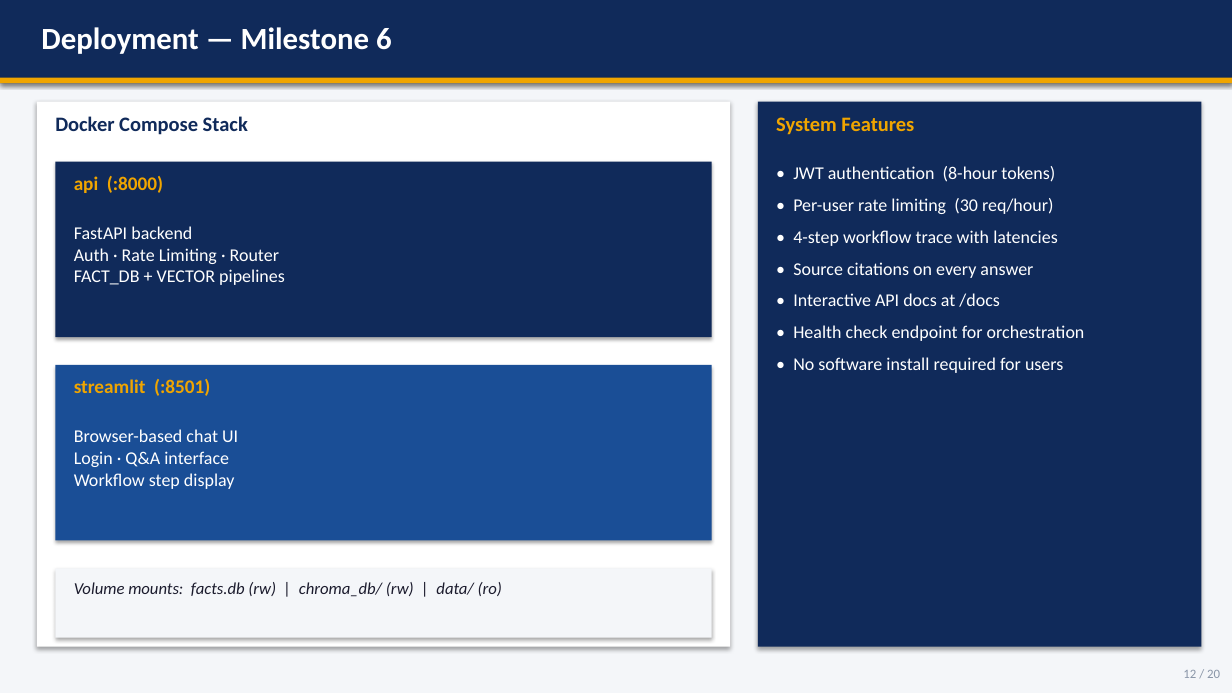
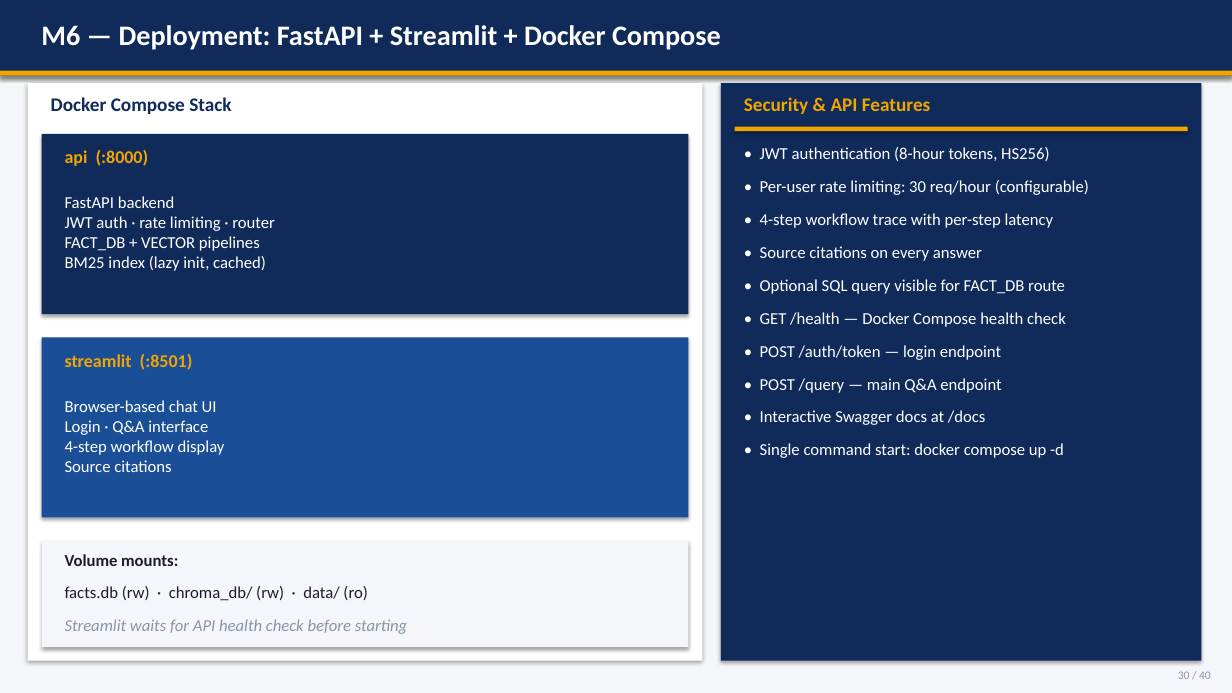
Before and after one commit to nandypi/Group-6-DS-and-AI-Lab-Project, a slide deck: slide 30 of Slides/DSAI_Team_6_Final_Presentation.pptx (slide 12 before the commit). Drawn at 1232x693 pixels with LibreOffice and Linux fonts; fonts in the diff are those of the drawing. Boxes give left, top, right and bottom in pixels: in the first picture for what was removed or moved away, otherwise in the second. Text is boxed around its words. In the diff, an @@ line names an element or a change of style, - is before the commit and + after.

Commit message:
Add comprehensive 40-slide final presentation
Covers all experiments across milestones 4–6:
- M4: Vector-only, HyDE, Raw+HyDE RRF, BGE CPU reranker
- M5: Full-text CPU/GPU, T4 weight sweep (body 0.0→1.0), metadata-only
  breakthrough (74/78/82%), metadata + cross-encoder (74/82/88%),
  RAGAS Pipeline A scores
- M6: BM25-only, Hybrid RRF + CE reranker, Hybrid RRF production
  (76/86/88% @ 0.5 s), routing 100%, numeric fidelity 100%,
  FastAPI + Streamlit + Docker deployment

Includes master journey chart, latency log-scale comparison,
category-wise recall, RAGAS bar charts, and GPU weight sweep plot.

```diff
--- a/Slides/DSAI_Team_6_Final_Presentation.pptx
+++ b/Slides/DSAI_Team_6_Final_Presentation.pptx
@@ rectangle: place and size @@
-rectangle at [0,0,1232,83]
+rectangle at [0,0,1232,76]
@@ text at [41,25,721,50]: text changed; size 24 to 22 pt @@
-Deployment — Milestone 6
+M6 — Deployment: FastAPI + Streamlit + Docker Compose
@@ rectangle: place and size @@
-rectangle at [0,78,1232,83]
+rectangle at [0,71,1232,77]
@@ rectangle: place and size @@
-rectangle at [37,102,730,647]
+rectangle at [28,83,702,661]
@@ text "Docker Compose Stack": place and size @@
-text "Docker Compose Stack" at [55,116,248,135]
+text "Docker Compose Stack" at [51,97,231,114]
@@ text "Docker Compose Stack" at [51,97,231,114]: size 16 to 15 pt @@
@@ rectangle: place and size @@
-rectangle at [758,102,1202,647]
+rectangle at [721,83,1202,661]
@@ text at [744,97,931,114]: text changed; size 16 to 15 pt @@
-System Features
+Security & API Features
@@ rectangle: place and size @@
-rectangle at [55,162,712,337]
+rectangle at [42,134,689,314]
@@ text "api (:8000)": place and size @@
-text "api (:8000)" at [74,176,163,193]
+text "api (:8000)" at [65,150,149,166]
@@ text "api (:8000)" at [65,150,149,166]: size 15 to 14 pt @@
@@ text "• JWT authentication (8-hour tokens, ...": place and size @@
-text "• JWT authentication (8-hour tokens, ..." at [793,166,1085,373]
+text "• JWT authentication (8-hour tokens, ..." at [760,147,1089,458]
@@ rectangle added at [735,127,1188,131], fill #F0A500 @@
@@ text at [760,147,1089,228]: text changed; size 14 to 13 pt @@
-• JWT authentication (8-hour tokens)
-• Per-user rate limiting (30 req/hour)
-• 4-step workflow trace with latencies
+• JWT authentication (8-hour tokens, HS256)
+• Per-user rate limiting: 30 req/hour (configurable)
+• 4-step workflow trace with per-step latency
@@ text at [65,196,275,271]: text changed; size 14 to 13 pt @@
-FastAPI backend
-Auth · Rate Limiting · Router
-FACT_DB + VECTOR pipelines
+FastAPI backend
+JWT auth · rate limiting · router
+FACT_DB + VECTOR pipelines
+BM25 index (lazy init, cached)
@@ text at [760,246,982,261]: size 14 to 13 pt in "• Source citations on every answer"; more space between paragraphs @@
@@ text at [760,279,1066,458]: text changed; size 14 to 13 pt @@
-• Interactive API docs at /docs
-• Health check endpoint for orchestration
-• No software install required for users
+• Optional SQL query visible for FACT_DB route
+• GET /health — Docker Compose health check
+• POST /auth/token — login endpoint
+• POST /query — main Q&A endpoint
+• Interactive Swagger docs at /docs
+• Single command start: docker compose up -d
@@ rectangle: place and size @@
-rectangle at [55,365,712,541]
+rectangle at [42,337,689,518]
@@ text "streamlit (:8501)" at [65,354,193,370]: size 15 to 14 pt @@
@@ text "streamlit (:8501)": place and size @@
-text "streamlit (:8501)" at [74,379,210,396]
+text "streamlit (:8501)" at [65,354,193,370]
@@ text at [65,400,225,472]: text changed; size 14 to 13 pt @@
-Browser-based chat UI
-Login · Q&A interface
-Workflow step display
+Browser-based chat UI
+Login · Q&A interface
+4-step workflow display
+Source citations
@@ rectangle: place and size @@
-rectangle at [55,568,712,638]
+rectangle at [42,541,689,647]
@@ text added at [65,554,178,566], 13 pt, text #1C1C2E, bold @@
+Volume mounts:
@@ text at [65,586,367,601]: text changed; italic off @@
-Volume mounts: facts.db (rw) | chroma_db/ (rw) | data/ (ro)
+facts.db (rw) · chroma_db/ (rw) · data/ (ro)
@@ text added at [65,619,407,634], 13 pt, text #8A96A8, italic @@
+Streamlit waits for API health check before starting
@@ text added at [1178,671,1211,679], 9 pt, text #8A96A8 @@
+30 / 40
@@ text removed at [1183,670,1220,678] @@
-12 / 20
```
Also in this commit, not shown: 13 other slides changed, 26 slides added, 6 slides removed.
